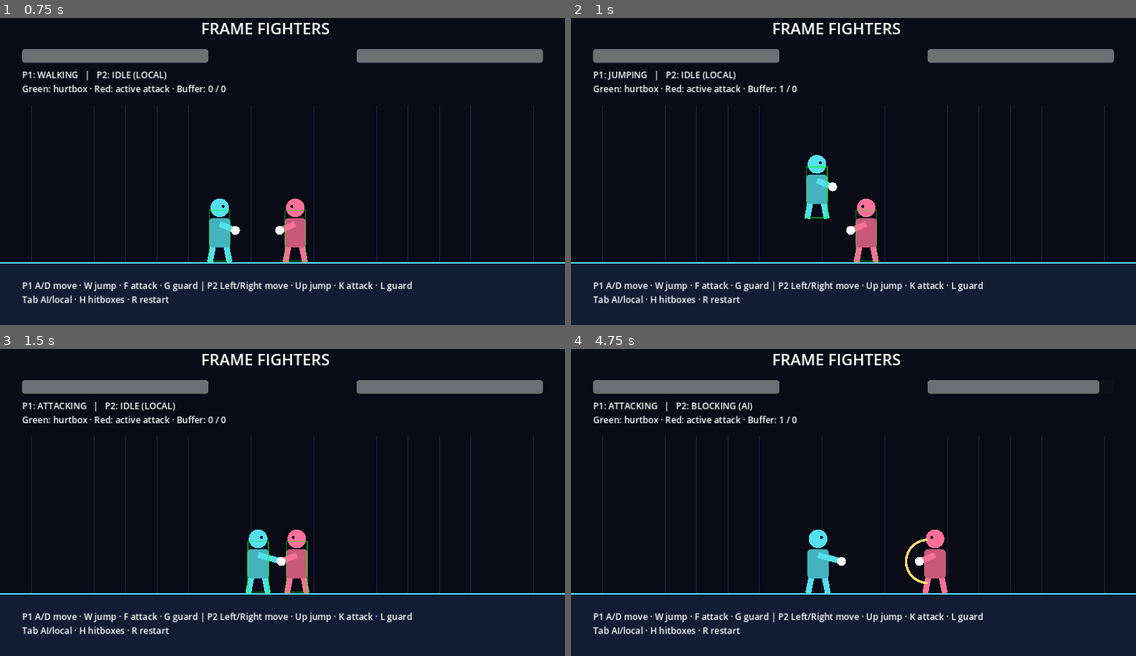
Above: before the commit, frames 1-4 (two rows, left to right).
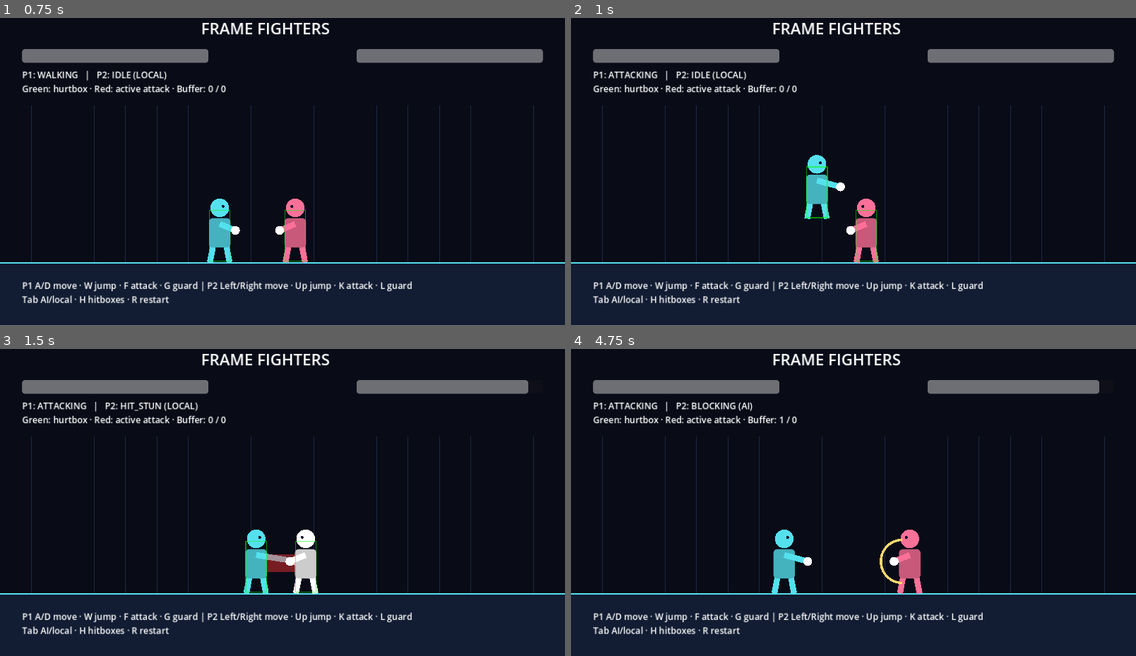
Above: after the commit, the same moments.

Repository: fiveft55/BIX322-FigntinGame
Game: Godot game, scene res://scenes/arena.tscn
The game is run twice, just before and just after one commit, with the same random seed, the same clock (stepped at 60 frames per second) and the same inputs.
Inputs:
- Up to frame 1 (0.75 s): hold D (p1_right) from 0.53 s (still down); tap Tab (ai) at 0.6 s
- Up to frame 2 (1 s): keep holding D (p1_right); tap W (p1_jump) at 0.77 s; tap F (p1_attack) at 0.8 s
- Up to frame 3 (1.5 s): tap W (p1_jump) at 1.07 s; release D (p1_right) at 1.28 s; hold A (p1_left) from 1.28 s (still down); tap F (p1_attack) at 1.35 s
- Up to frame 4 (4.75 s): tap W (p1_jump) at 1.52, 1.55, 1.82, 2.1, 3.02, 3.32, 3.77, 3.8, 4.07, 4.52 s; release A (p1_left) at 2.03 s; hold D (p1_right) 2.03-3.53 s; tap Tab (ai) at 2.3, 2.85, 4.55 s; tap F (p1_attack) at 3.05, 4.35 s; hold A (p1_left) from 3.53 s (still down); tap H (boxes) at 3.6 s

Frame 1 is identical in both runs. In frame 2, 0.5% of the frame differs, in the area x 6-49%, y 17-57%; in frame 3, 1.8%; in frame 4, 2.8%, in the area x 35-67%, y 58-80%.

Commit message:
Support simultaneous combat inputs and buffered attack mashing

Diff:
--- a/scripts/fighter.gd
+++ b/scripts/fighter.gd
@@ -60,6 +60,17 @@
 		hitbox.queue_free()
 	hitbox = null
 
+func _input(event: InputEvent) -> void:
+	# Capture every press, even multiple presses between physics ticks.
+	# Keyboard auto-repeat is not a new command.
+	if use_ai or not enabled or event.is_echo():
+		return
+	var prefix := "p%d_" % player_index
+	for command in [&"attack", &"jump"]:
+		if event.is_action_pressed(prefix + String(command)):
+			buffer.push(command)
+
+
 func tick(delta: float) -> void:
 	buffer.advance(delta)
 	if not enabled:
@@ -78,11 +89,6 @@
 			ai_timer = 0.0
 			if absf(opponent.position.x - position.x) < GameSettings.AI_ATTACK_DISTANCE:
 				buffer.push(&"attack")
-	else:
-		if Input.is_action_just_pressed(prefix + "attack"):
-			buffer.push(&"attack")
-		if Input.is_action_just_pressed(prefix + "jump"):
-			buffer.push(&"jump")
 	if state != State.ATTACKING and state != State.HIT_STUN:
 		facing = 1 if opponent.position.x >= position.x else -1
 	state_frame += 1
@@ -94,7 +100,11 @@
 				change_state(State.IDLE if is_grounded() else State.JUMPING)
 		State.JUMPING:
 			velocity.x = direction * GameSettings.AIR_SPEED
+			if buffer.consume(&"attack"):
+				start_attack()
 		State.ATTACKING:
+			var attack_speed := GameSettings.ATTACK_MOVE_SPEED if is_grounded() else GameSettings.AIR_SPEED
+			velocity.x = direction * attack_speed
 			var attack: Dictionary = ATTACKS[combo]
 			if state_frame == attack.startup:
 				hitbox = make_area(
@@ -111,17 +121,21 @@
 			if can_chain and in_cancel_window and buffer.consume(&"attack"):
 				start_attack(combo + 1)
 			elif state_frame >= total:
-				change_state(State.IDLE)
+				change_state(State.IDLE if is_grounded() else State.JUMPING)
 		_:
 			if buffer.consume(&"jump"):
 				velocity.y = -GameSettings.JUMP_SPEED
 				velocity.x = direction * GameSettings.AIR_SPEED
 				change_state(State.JUMPING)
+				if buffer.consume(&"attack"):
+					start_attack()
+			elif buffer.consume(&"attack"):
+				velocity.x = direction * GameSettings.ATTACK_MOVE_SPEED
+				start_attack()
 			elif blocking:
 				if state != State.BLOCKING:
 					change_state(State.BLOCKING)
-			elif buffer.consume(&"attack"):
-				start_attack()
+				velocity.x = direction * GameSettings.BLOCK_MOVE_SPEED
 			else:
 				var next := State.WALKING if direction != 0 else State.IDLE
 				if state != next:
--- a/scripts/game_settings.gd
+++ b/scripts/game_settings.gd
@@ -2,6 +2,9 @@
 extends RefCounted
 ## Edit this file to tune gameplay. Units: pixels, seconds, or 60 Hz frames.
 const MOVE_SPEED := 240.0 # Horizontal pixels per second.
+const ATTACK_MOVE_SPEED := 120.0 # Movement while attacking on the ground.
+const BLOCK_MOVE_SPEED := 90.0 # Movement while guarding.
+const ATTACK_INPUT_WINDOW := 0.75 # Mash presses survive startup and recovery.
 const AIR_SPEED := 210.0 # Horizontal control while jumping.
 const JUMP_SPEED := 620.0 # Positive magnitude; applied upward as negative Y.
 const GRAVITY := 1800.0 # Downward pixels per second squared.
--- a/scripts/input_buffer.gd
+++ b/scripts/input_buffer.gd
@@ -9,13 +9,14 @@
 	clock += delta
 	commands = commands.filter(
 		func(command: Dictionary) -> bool:
-			return clock - command.time <= WINDOW
+			return clock - command.time <= command.window
 	)
 
 func push(command: StringName) -> void:
 	if commands.size() >= GameSettings.MAX_BUFFER_COMMANDS:
 		commands.pop_front()
-	commands.append({"command": command, "time": clock})
+	var window := GameSettings.ATTACK_INPUT_WINDOW if command == &"attack" else WINDOW
+	commands.append({"command": command, "time": clock, "window": window})
 
 func consume(command: StringName) -> bool:
 	for i in range(commands.size()):
--- a/tests/combat_test.gd
+++ b/tests/combat_test.gd
@@ -19,7 +19,7 @@
 	check(buffer.consume(&"attack"), "Buffered input survives short delay")
 	check(not buffer.consume(&"attack"), "Input consumed once")
 	buffer.push(&"attack")
-	buffer.advance(0.23)
+	buffer.advance(GameSettings.ATTACK_INPUT_WINDOW + 0.01)
 	check(not buffer.consume(&"attack"), "Stale input expires")
 	var a := Fighter.new()
 	var b := Fighter.new()
@@ -57,5 +57,32 @@
 	b.change_state(Fighter.State.BLOCKING)
 	b.receive_hit(Fighter.ATTACKS[0], a)
 	check(b.health == 92, "Guard does not protect rear")
+	a.reset_fighter(400)
+	b.reset_fighter(750)
+	Input.action_press("p1_right")
+	var attack_event := InputEventAction.new()
+	attack_event.action = "p1_attack"
+	attack_event.pressed = true
+	var jump_event := InputEventAction.new()
+	jump_event.action = "p1_jump"
+	jump_event.pressed = true
+	a._input(attack_event)
+	a._input(jump_event)
+	a.tick(1.0 / 60)
+	check(a.state == Fighter.State.ATTACKING and a.position.y < Fighter.FLOOR_Y, "Jump plus attack launches aerial attack")
+	check(a.position.x > 400, "Movement combines with jump and attack")
+	Input.action_release("p1_right")
+	a.reset_fighter(400)
+	# Multiple presses before a simulation tick must all be retained.
+	for press in range(3):
+		a._input(attack_event)
+	check(a.buffer.commands.size() == 3, "Rapid attack presses are captured individually")
+	a.tick(1.0 / 60)
+	for frame in range(17):
+		a.tick(1.0 / 60)
+	check(a.combo == 1, "Early mash queues the second strike")
+	for frame in range(19):
+		a.tick(1.0 / 60)
+	check(a.combo == 2, "Early mash queues the third strike")
 	print("Combat checks: ", "PASS" if failures == 0 else "FAIL", " (", failures, " failures)")
 	quit(0 if failures == 0 else 1)
--- a/tests/jump_test.gd
+++ b/tests/jump_test.gd
@@ -19,7 +19,10 @@
 	opponent.use_ai = false
 	# Just-pressed flags are sampled in the physics domain by fighter.tick().
 	await physics_frame
-	Input.action_press("p1_jump")
+	var jump_event := InputEventAction.new()
+	jump_event.action = "p1_jump"
+	jump_event.pressed = true
+	fighter._input(jump_event)
 	Input.action_press("p1_right")
 	await physics_frame
 	arena._physics_process(1.0 / 60)
Not shown, changed: CODE_GUIDE.md
Not shown, changed: README.md
